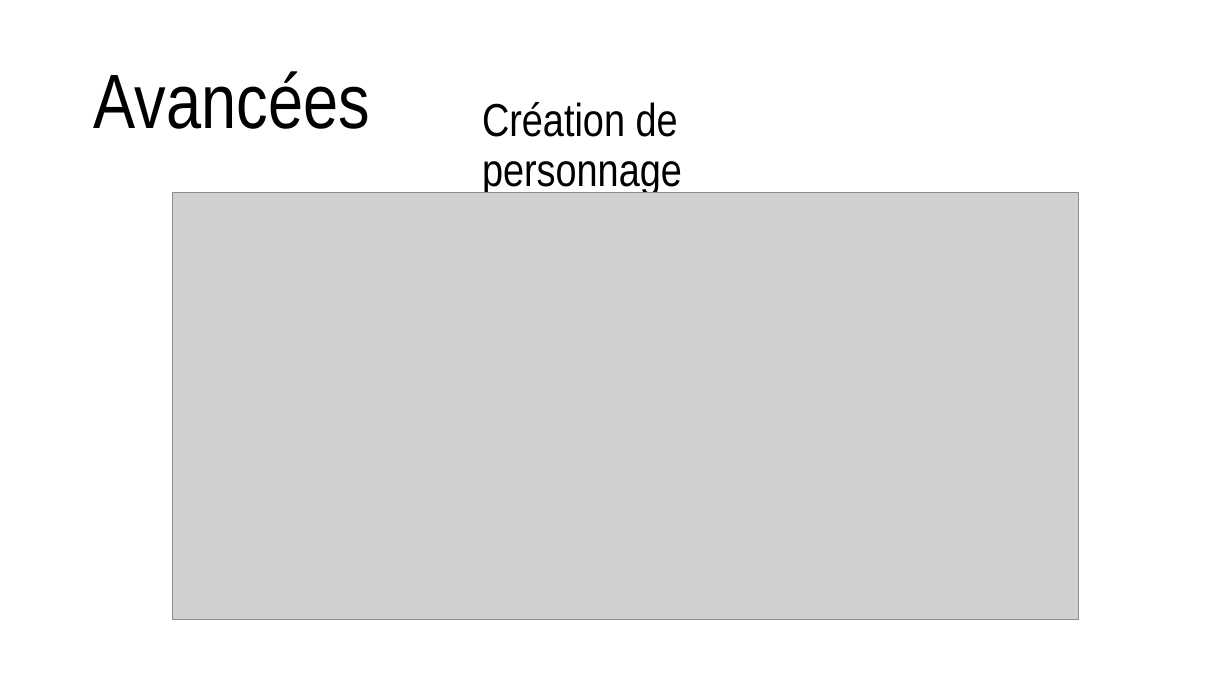
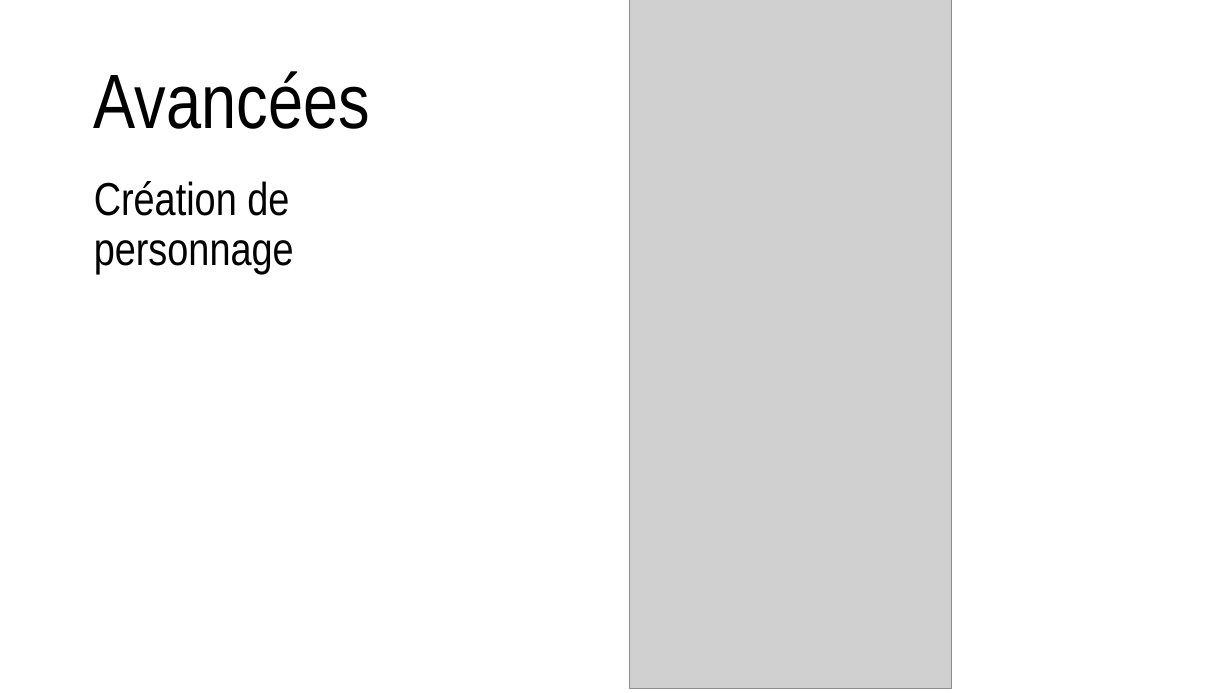
Before and after one commit to Alpharius61/Bibliotheca-mobilis, a slide deck: slide 4 of Revu-Retro/Sprint8.pptx (slide 3 before the commit). Drawn at 1232x693 pixels with LibreOffice and Linux fonts; fonts in the diff are those of the drawing; grey boxes stand for pictures; background and template pictures are left out. Boxes give left, top, right and bottom in pixels: in the first picture for what was removed or moved away, otherwise in the second. Text is boxed around its words. In the diff, an @@ line names an element or a change of style, - is before the commit and + after.

```diff
--- a/Revu-Retro/Sprint8.pptx
+++ b/Revu-Retro/Sprint8.pptx
@@ picture added at bbox=[630, 0, 952, 689] @@
@@ text "Création de personnage": place and size @@
-text "Création de personnage" at bbox=[482, 102, 682, 195]
+text "Création de personnage" at bbox=[94, 181, 294, 274]
@@ picture removed at bbox=[173, 193, 1079, 620] @@
```
Also in this commit, not shown: 1 other slide changed, 3 slides added, 12 other files.
